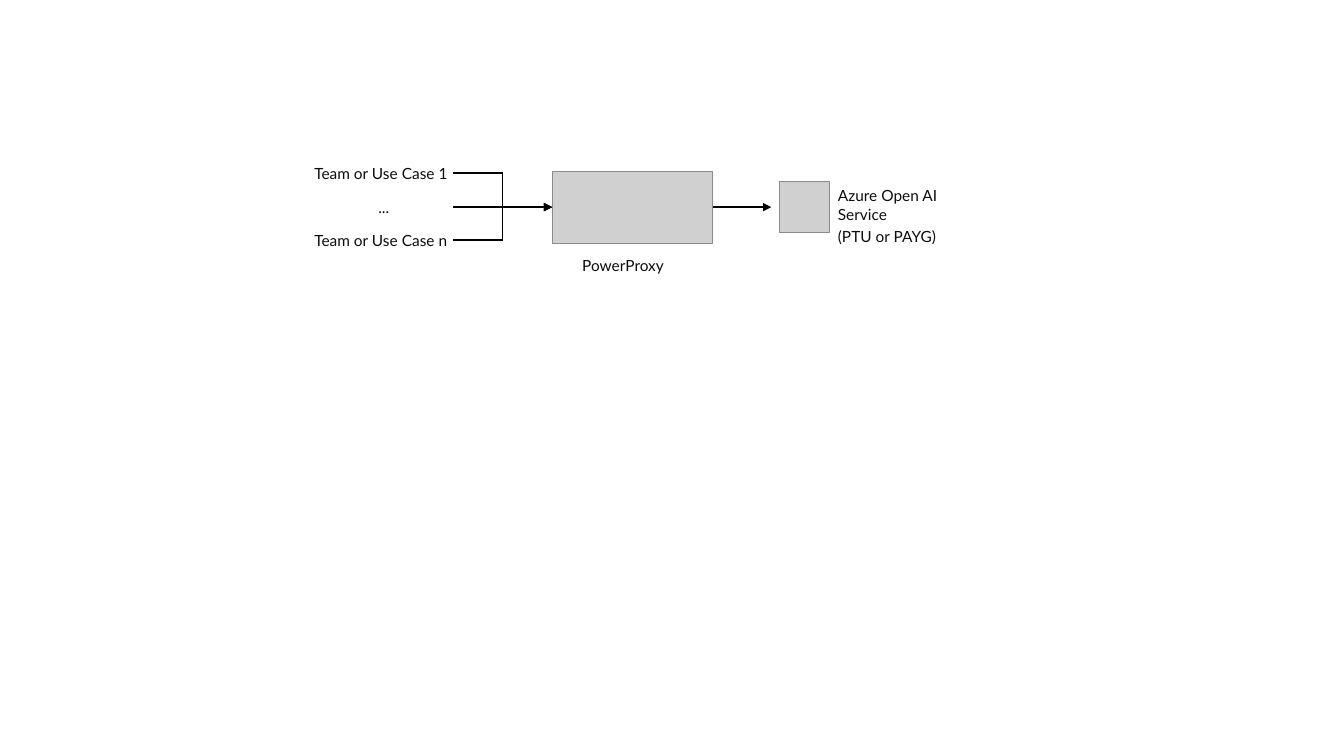
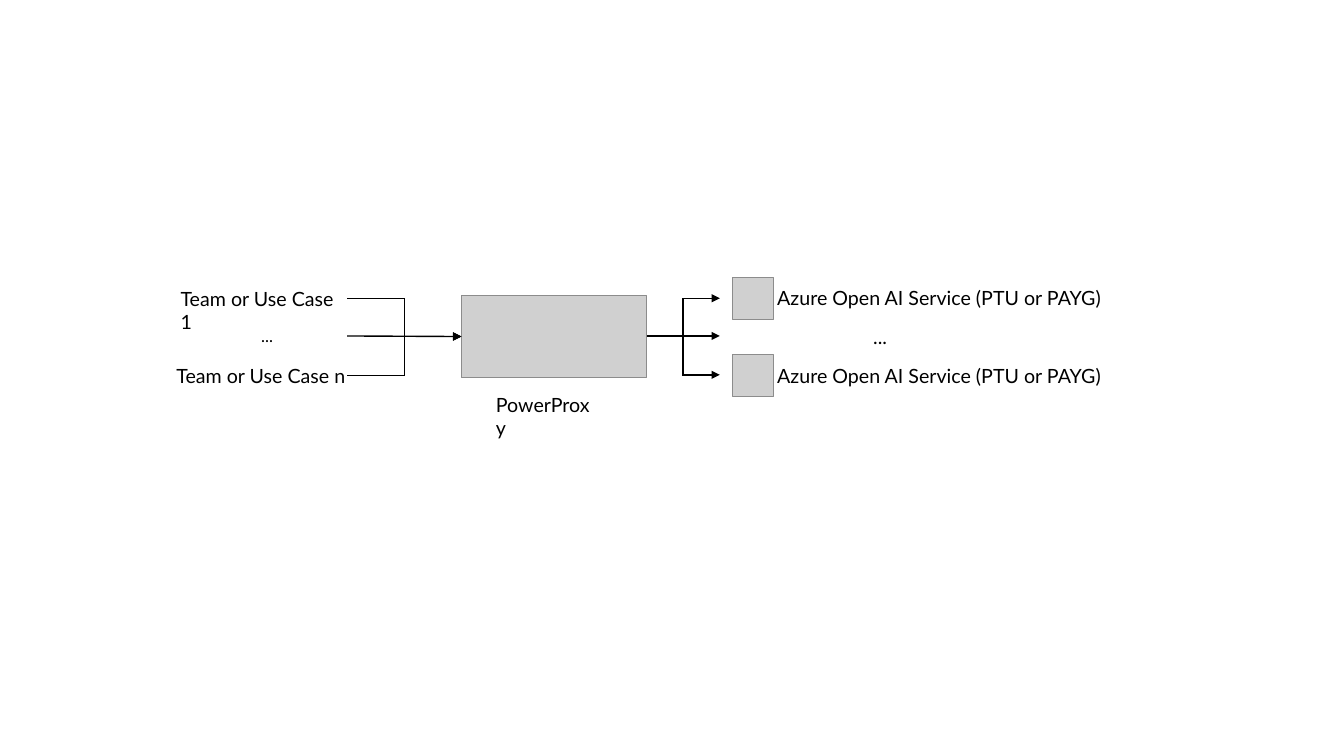
Before and after one commit to timoklimmer/powerproxy-aoai, a slide deck: slide 3 of docs/Diagrams.pptx. Drawn at 1344x756 pixels with LibreOffice and Linux fonts; fonts in the diff are those of the drawing; grey boxes stand for pictures. Boxes give left, top, right and bottom in pixels: in the first picture for what was removed or moved away, otherwise in the second. Text is boxed around its words. In the diff, an @@ line names an element or a change of style, - is before the commit and + after.

```diff
--- a/docs/Diagrams.pptx
+++ b/docs/Diagrams.pptx
@@ text "Team or Use Case 1": place and size @@
-text "Team or Use Case 1" at [314, 168, 448, 179]
+text "Team or Use Case 1" at [181, 291, 334, 329]
@@ elbow arrow moved from (454, 240) - (553, 208) to (347, 298) - (462, 337) @@
@@ picture: place and size @@
-picture at [553, 171, 713, 243]
+picture at [462, 295, 647, 378]
@@ picture: place and size @@
-picture at [780, 181, 830, 232]
+picture at [732, 277, 773, 320]
@@ text at [777, 290, 1101, 309]: text changed; size 11 to 14 pt; text colour #0D0D0D to #000000 @@
-Azure Open AI Service
-(PTU or PAYG)
+Azure Open AI Service (PTU or PAYG)
@@ text "...": place and size @@
-text "..." at [315, 198, 454, 217]
+text "..." at [188, 326, 348, 346]
@@ text "..." at [188, 326, 348, 346]: size 11 to 12 pt, text colour #0D0D0D to #000000 @@
@@ arrow moved from (454, 208) - (553, 208) to (347, 336) - (462, 337) @@
@@ elbow arrow moved from (454, 173) - (553, 208) to (347, 376) - (462, 337) @@
@@ group added at [646, 298, 1101, 397]: 2 elbow arrows, 2 texts, 1 picture @@
+Azure Open AI Service (PTU or PAYG)
+...
@@ arrow moved from (713, 208) - (771, 208) to (684, 336) - (720, 336) @@
@@ size 11 to 14 pt, text colour #0D0D0D to #000000 in 3 elements at [496, 393, 595, 417], [181, 291, 334, 329], [176, 368, 345, 383] @@
@@ text "Team or Use Case n": place and size @@
-text "Team or Use Case n" at [314, 235, 448, 246]
+text "Team or Use Case n" at [176, 368, 345, 383]
@@ text "PowerProxy": place and size @@
-text "PowerProxy" at [582, 260, 664, 274]
+text "PowerProxy" at [496, 393, 595, 417]
```
Also in this commit, not shown: 2 other slides changed, 5 other files.
